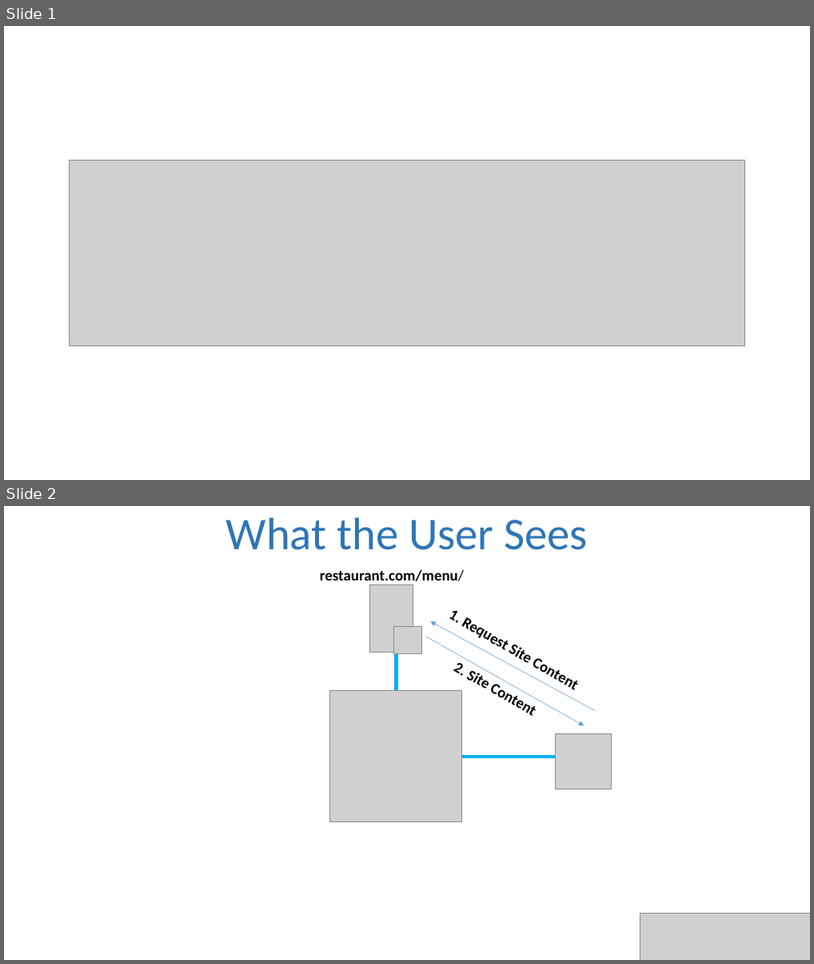
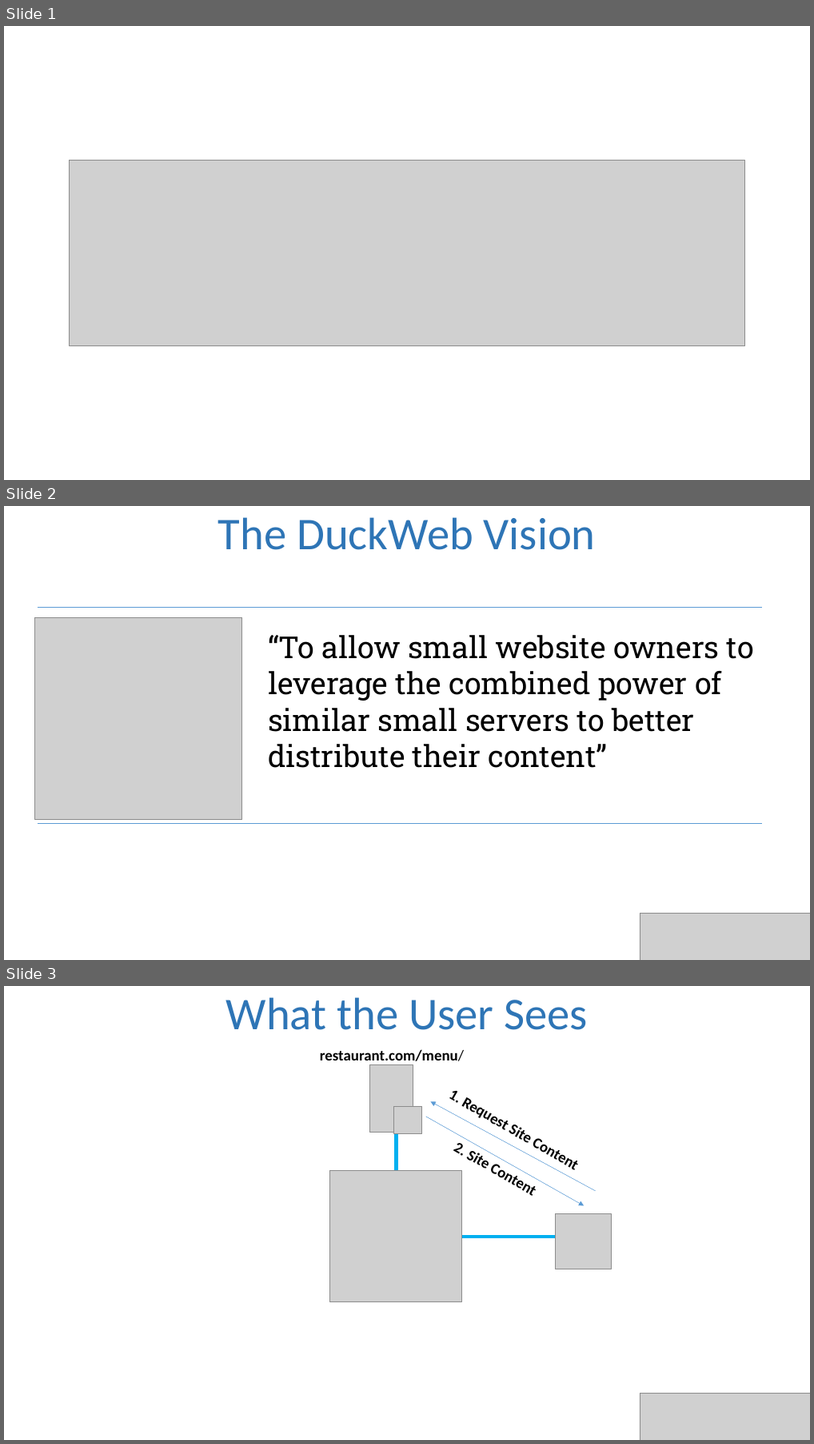
Before and after one commit to gregjhansell97/DuckWeb, a slide deck: presentation.pptx. Shown one above the other, each under a label of ours: slides 1 and 2 before the commit, slides 1, 2 and 3 after it. The pictures are 814x964 and 814x1444 pixels, drawn with LibreOffice and Linux fonts; fonts in the diff are those of the drawing; grey boxes stand for pictures. Boxes give left, top, right and bottom in pixels: in the first picture for what was removed or moved away, otherwise in the second. Text is boxed around its words. In the diff, an @@ line names an element or a change of style, - is before the commit and + after.

```diff
--- a/presentation.pptx
+++ b/presentation.pptx
@@ slide 2 added at <box>4,506,810,960</box>, background #FFFFFF @@
@@ text added at <box>218,517,596,550</box>, 54 pt, text #2E75B6 @@
+The DuckWeb Vision
@@ picture added at <box>34,617,242,819</box> @@
@@ line added from (38, 607) to (762, 607), #5B9BD5 0.5 pt @@
@@ text added at <box>268,635,754,768</box>, 36 pt, text #000000 @@
+“To allow small website owners to leverage the combined power of similar small servers to better distribute their content”
@@ line added from (38, 823) to (762, 823), #5B9BD5 0.5 pt @@
@@ picture added at <box>641,913,810,960</box> @@
@@ what was slide 2 is now slide 3 @@
```
Also in this commit, not shown: 1 slide changed, 2 other slides added.
